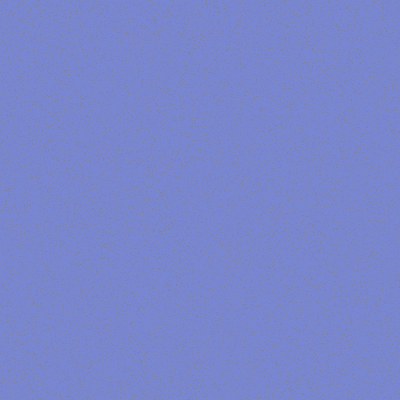
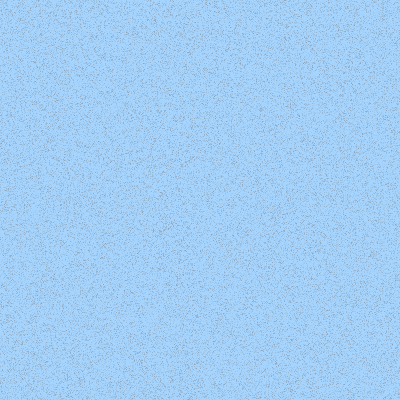
Revision of a layered 400x400 image; what changed, layer by layer:
painted on "Colour" over [0, 0, 400, 400]
